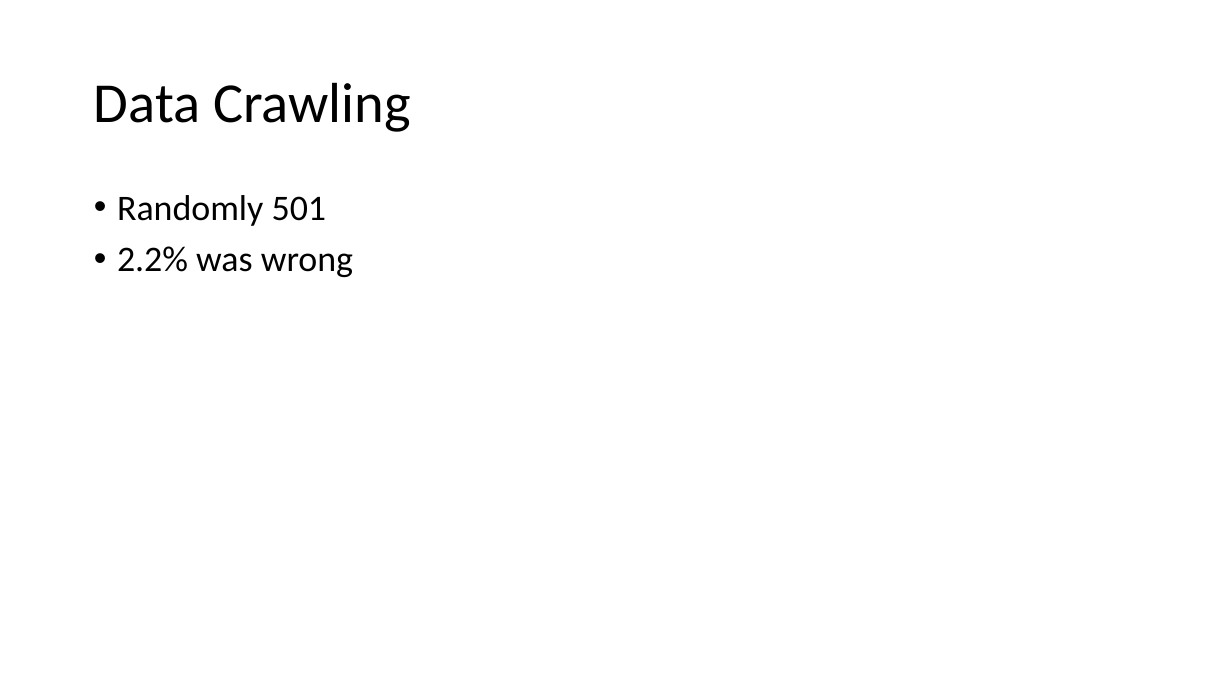
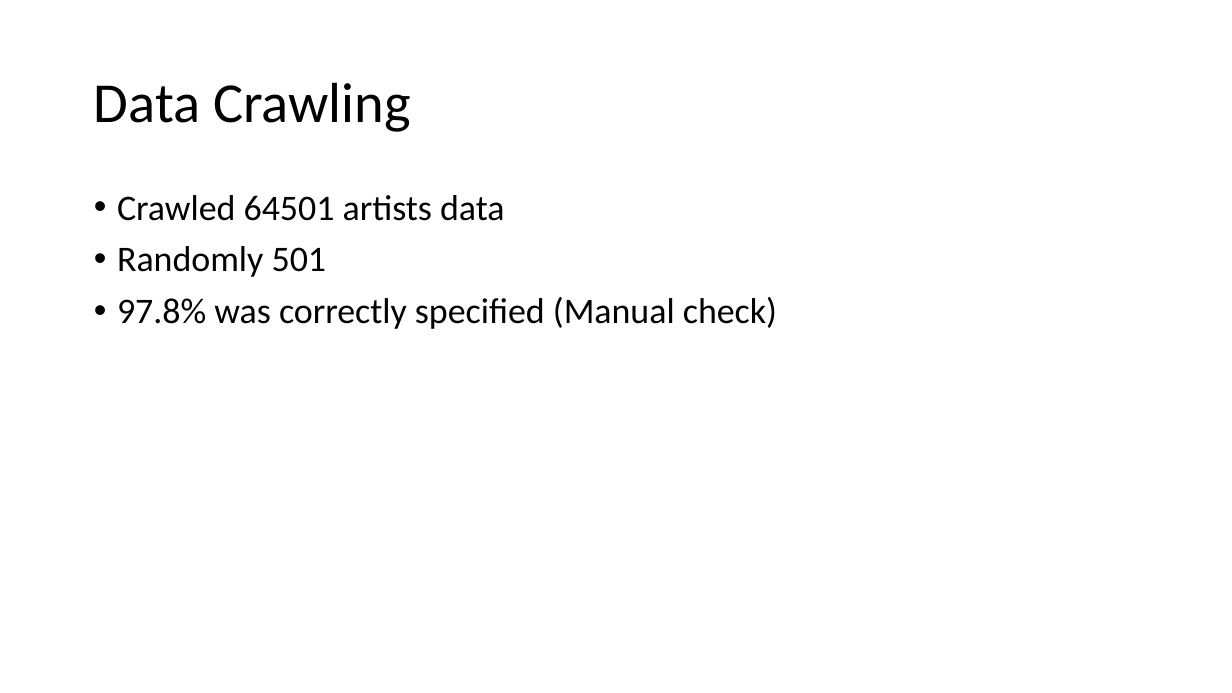
Before and after one commit to polando/GenderGap, a slide deck: slide 5 of Presentation/Final_presentation.pptx (slide 2 before the commit). Drawn at 1232x693 pixels with LibreOffice and Linux fonts; fonts in the diff are those of the drawing. Boxes give left, top, right and bottom in pixels: in the first picture for what was removed or moved away, otherwise in the second. Text is boxed around its words. In the diff, an @@ line names an element or a change of style, - is before the commit and + after.

Commit message:
Updated presentation

```diff
--- a/Presentation/Final_presentation.pptx
+++ b/Presentation/Final_presentation.pptx
@@ text at [117, 195, 505, 221]: paragraph added @@
+• Crawled 64501 artists data
@@ text at [117, 297, 777, 329]: text changed @@
-• 2.2% was wrong
+• 97.8% was correctly specified (Manual check)
```
Also in this commit, not shown: 2 other slides changed, 10 slides added, 2 slides removed.
